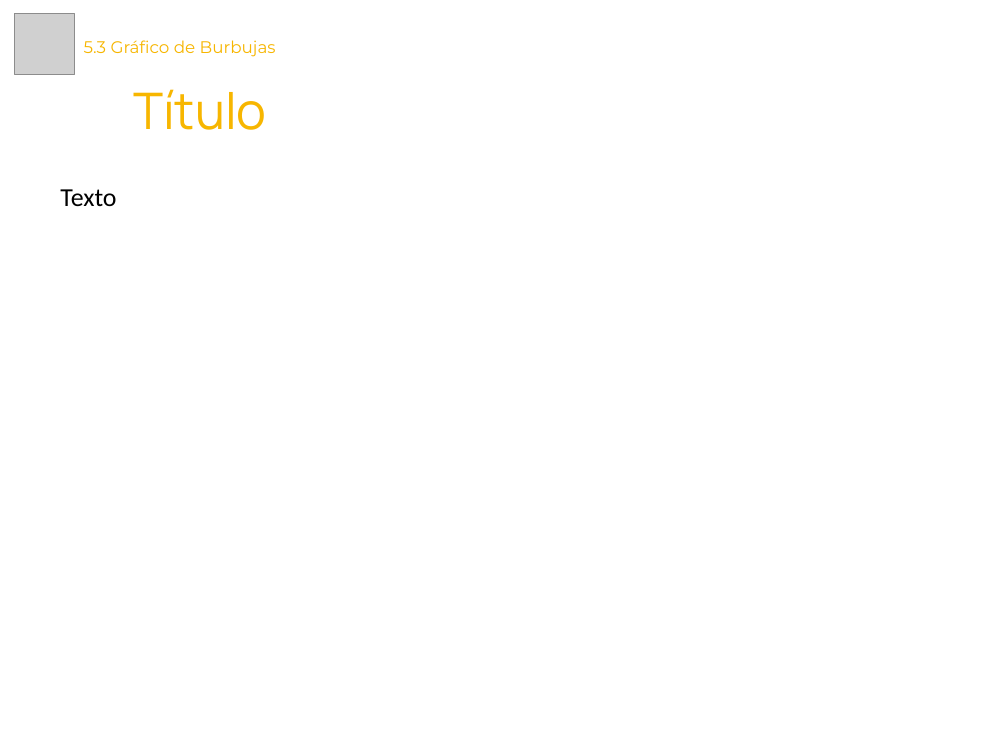
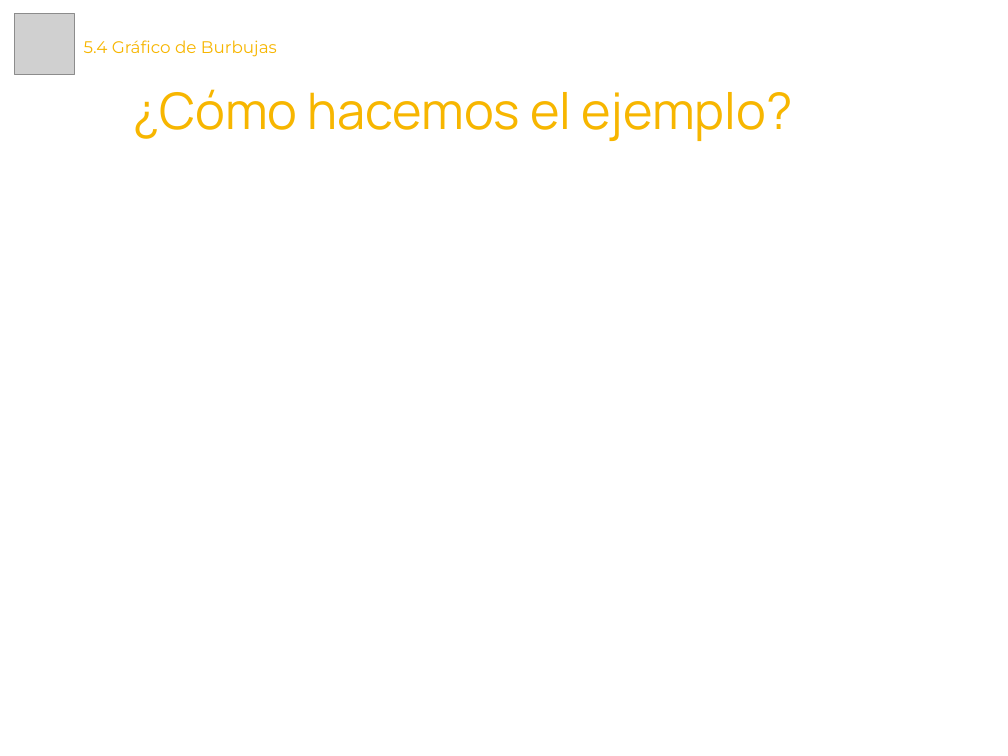
Before and after one commit to Laboratoria/curriculum, a slide deck: slide 4 of 18-data-visualization/Contenido Semana 2/5.4. Presentación - Gráfico de Burbujas.pptx (slide 3 before the commit). Drawn at 1008x756 pixels with LibreOffice and Linux fonts; fonts in the diff are those of the drawing; grey boxes stand for pictures. Boxes give left, top, right and bottom in pixels: in the first picture for what was removed or moved away, otherwise in the second. Text is boxed around its words. In the diff, an @@ line names an element or a change of style, - is before the commit and + after.

```diff
--- a/18-data-visualization/Contenido Semana 2/5.4. Presentación - Gráfico de Burbujas.pptx
+++ b/18-data-visualization/Contenido Semana 2/5.4. Presentación - Gráfico de Burbujas.pptx
@@ title at (84, 40, 277, 57): text changed @@
-5.3 Gráfico de Burbujas
+5.4 Gráfico de Burbujas
@@ text at (133, 89, 792, 141): text changed @@
-Título
+¿Cómo hacemos el ejemplo?
@@ text removed at (60, 189, 116, 206) @@
-Texto
```
Also in this commit, not shown: 1 other slide changed, 3 slides added, 1 slide removed, 10 other files.
